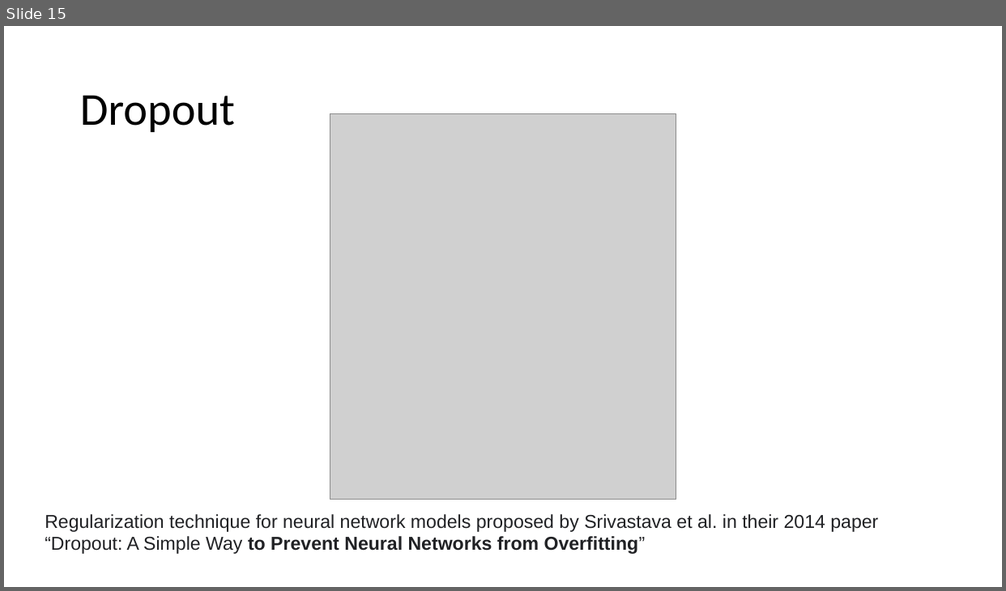
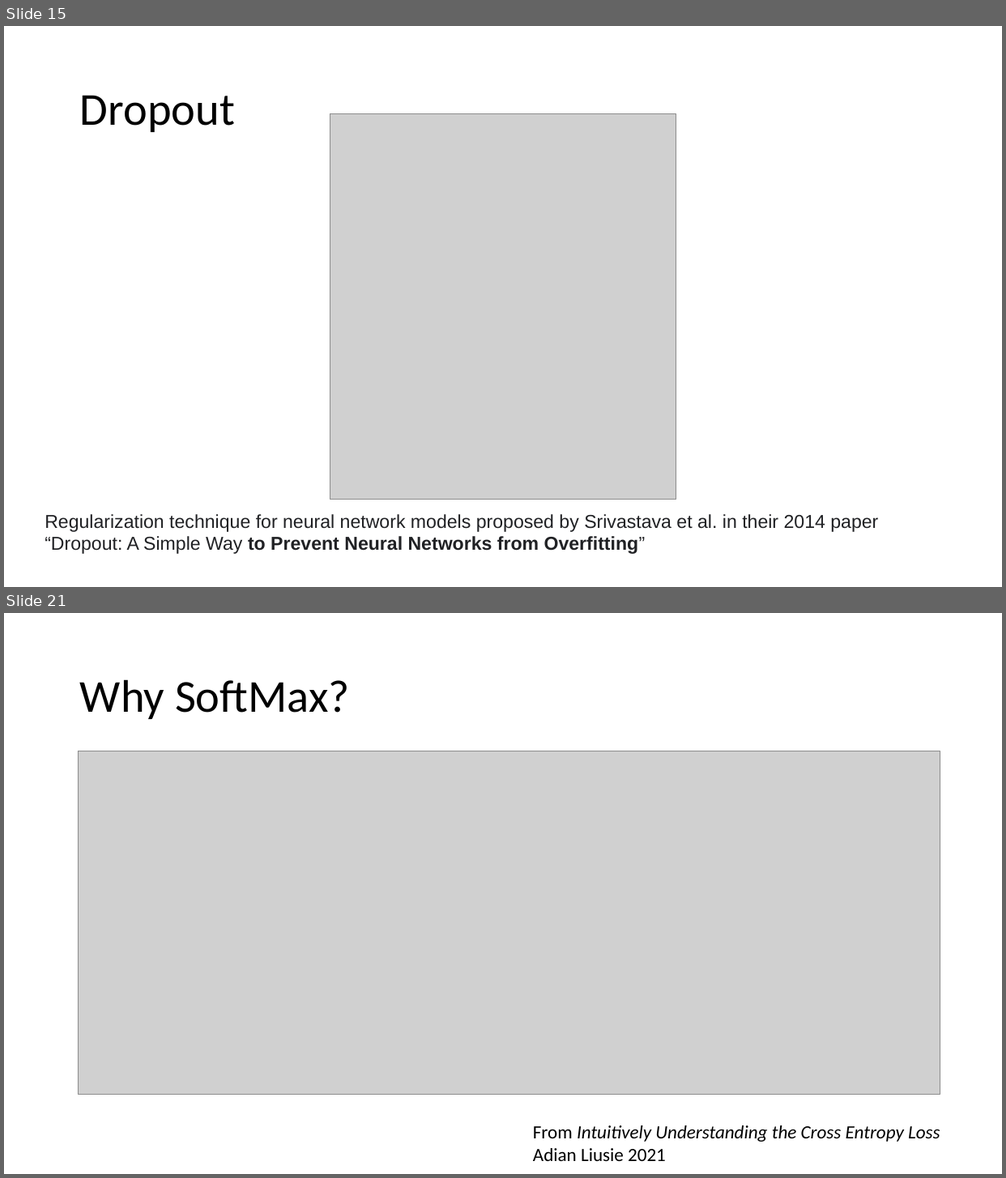
Before and after one commit to MICS-Lab/DeepLearningCourse, a slide deck: Slides_3.pptx. Shown one above the other, each under a label of ours: slide 15 before the commit, slides 15 and 21 after it; the slides between them are not shown. The pictures are 1006x591 and 1006x1178 pixels, drawn with LibreOffice and Linux fonts; fonts in the diff are those of the drawing; grey boxes stand for pictures. Boxes give left, top, right and bottom in pixels: in the first picture for what was removed or moved away, otherwise in the second. Text is boxed around its words. In the diff, an @@ line names an element or a change of style, - is before the commit and + after.

```diff
--- a/Slides_3.pptx
+++ b/Slides_3.pptx
@@ slide 21 added at bbox=[4, 613, 1002, 1174], background #FFFFFF @@
@@ title added at bbox=[80, 679, 350, 719], 44 pt, text #000000 @@
+Why SoftMax?
@@ picture added at bbox=[78, 752, 940, 1094] @@
@@ text added at bbox=[533, 1126, 940, 1161], 18 pt, text #000000, italic @@
+From Intuitively Understanding the Cross Entropy Loss
+Adian Liusie 2021
```
Also in this commit, not shown: 5 other slides added.
